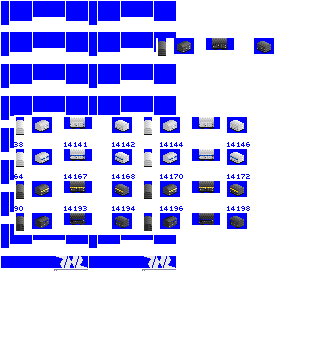
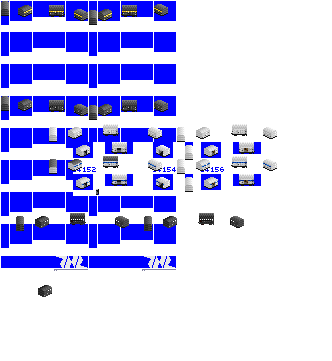
Revision of a layered 332 × 361 image; what changed, layer by layer:
added layer "reefers" above "box" over [49, 124, 277, 174]
painted on "box" over [1, 1, 277, 297]
